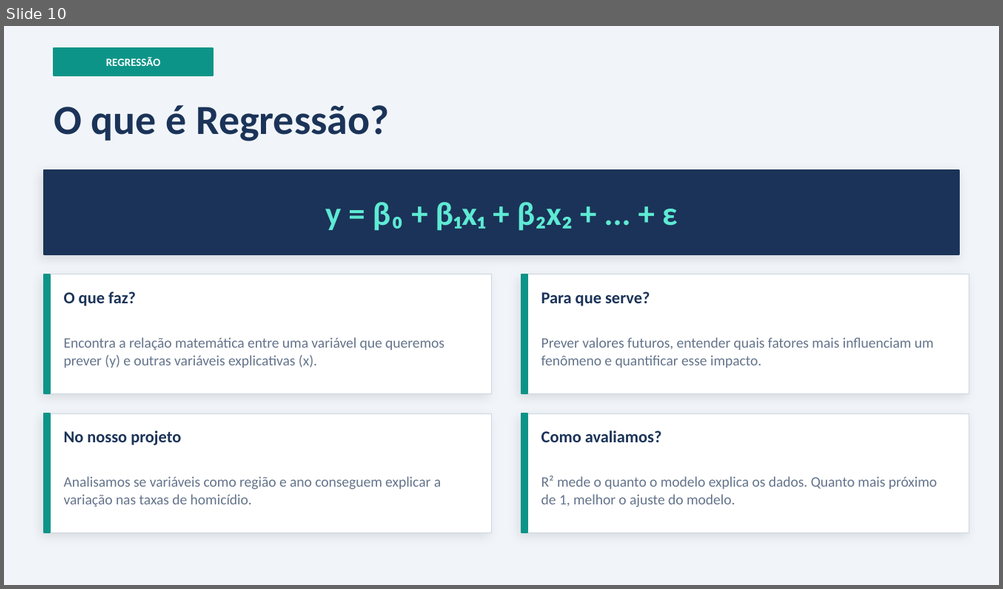
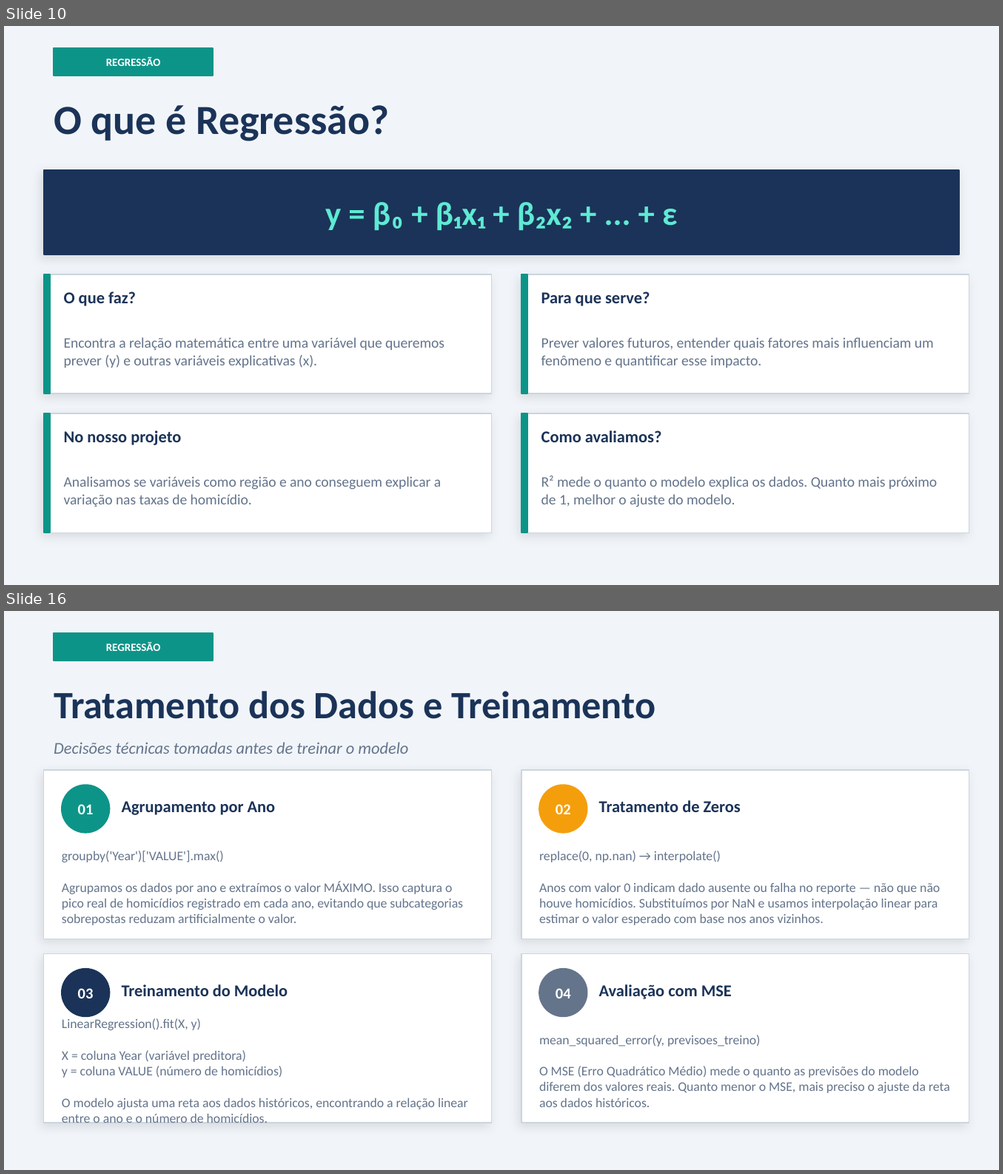
Before and after one commit to William-vale/Trabalho_T-picos_Especiais_Computacao_I, a slide deck: homicidios_analise.pptx. Shown one above the other, each under a label of ours: slide 10 before the commit, slides 10 and 16 after it; the slides between them are not shown. The pictures are 1003x589 and 1003x1174 pixels, drawn with LibreOffice and Linux fonts; fonts in the diff are those of the drawing. Boxes give left, top, right and bottom in pixels: in the first picture for what was removed or moved away, otherwise in the second. Text is boxed around its words. In the diff, an @@ line names an element or a change of style, - is before the commit and + after.

```diff
--- a/homicidios_analise.pptx
+++ b/homicidios_analise.pptx
@@ slide 16 added at <box>4,611,999,1170</box>, background #F1F5F9 @@
@@ rectangle added at <box>54,633,213,661</box>, fill #0D9488, outline #0D9488 1 pt @@
@@ text added at <box>106,642,161,651</box>, 8 pt, text #FFFFFF, bold @@
+REGRESSÃO
@@ text added at <box>54,691,655,719</box>, 28 pt, text #1B3358, bold @@
+Tratamento dos Dados e Treinamento
@@ text added at <box>54,742,408,754</box>, 12 pt, text #64748B, italic @@
+Decisões técnicas tomadas antes de treinar o modelo
@@ rectangle added at <box>44,770,492,940</box>, fill #FFFFFF, outline #CBD5E1 0.75 pt @@
@@ ellipse added at <box>62,785,109,833</box>, fill #0D9488, outline #0D9488 1 pt @@
@@ rectangle added at <box>521,770,969,940</box>, fill #FFFFFF, outline #CBD5E1 0.75 pt @@
@@ ellipse added at <box>539,785,587,833</box>, fill #F59E0B, outline #F59E0B 1 pt @@
@@ text added at <box>78,804,94,815</box>, 11 pt, text #FFFFFF, bold @@
+01
@@ text added at <box>122,801,276,815</box>, 12 pt, text #1B3358, bold @@
+Agrupamento por Ano
@@ text added at <box>555,804,571,815</box>, 11 pt, text #FFFFFF, bold @@
+02
@@ text added at <box>599,800,740,812</box>, 12 pt, text #1B3358, bold @@
+Tratamento de Zeros
@@ text added at <box>62,851,463,925</box>, 9.5 pt, text #64748B @@
+groupby('Year')['VALUE'].max()
+Agrupamos os dados por ano e extraímos o valor MÁXIMO. Isso captura o pico real de homicídios registrado em cada ano, evitando que subcategorias sobrepostas reduzam artificialmente o valor.
@@ text added at <box>539,851,939,925</box>, 9.5 pt, text #64748B @@
+replace(0, np.nan) → interpolate()
+Anos com valor 0 indicam dado ausente ou falha no reporte — não que não houve homicídios. Substituímos por NaN e usamos interpolação linear para estimar o valor esperado com base nos anos vizinhos.
@@ rectangle added at <box>44,954,492,1123</box>, fill #FFFFFF, outline #CBD5E1 0.75 pt @@
@@ rectangle added at <box>521,954,969,1123</box>, fill #FFFFFF, outline #CBD5E1 0.75 pt @@
@@ ellipse added at <box>62,969,109,1017</box>, fill #1B3358, outline #1B3358 1 pt @@
@@ text added at <box>122,985,287,997</box>, 12 pt, text #1B3358, bold @@
+Treinamento do Modelo
@@ ellipse added at <box>539,969,587,1017</box>, fill #64748B, outline #64748B 1 pt @@
@@ text added at <box>599,985,731,999</box>, 12 pt, text #1B3358, bold @@
+Avaliação com MSE
@@ text added at <box>78,988,94,999</box>, 11 pt, text #FFFFFF, bold @@
+03
@@ text added at <box>555,988,571,999</box>, 11 pt, text #FFFFFF, bold @@
+04
@@ text added at <box>62,1019,468,1123</box>, 9.5 pt, text #64748B @@
+LinearRegression().fit(X, y)
+X = coluna Year (variável preditora)
+y = coluna VALUE (número de homicídios)
+O modelo ajusta uma reta aos dados históricos, encontrando a relação linear entre o ano e o número de homicídios.
@@ text added at <box>539,1035,950,1108</box>, 9.5 pt, text #64748B @@
+mean_squared_error(y, previsoes_treino)
+O MSE (Erro Quadrático Médio) mede o quanto as previsões do modelo diferem dos valores reais. Quanto menor o MSE, mais preciso o ajuste da reta aos dados históricos.
```
Also in this commit, not shown: 10 other slides changed, 6 other slides added, 1 other file.
